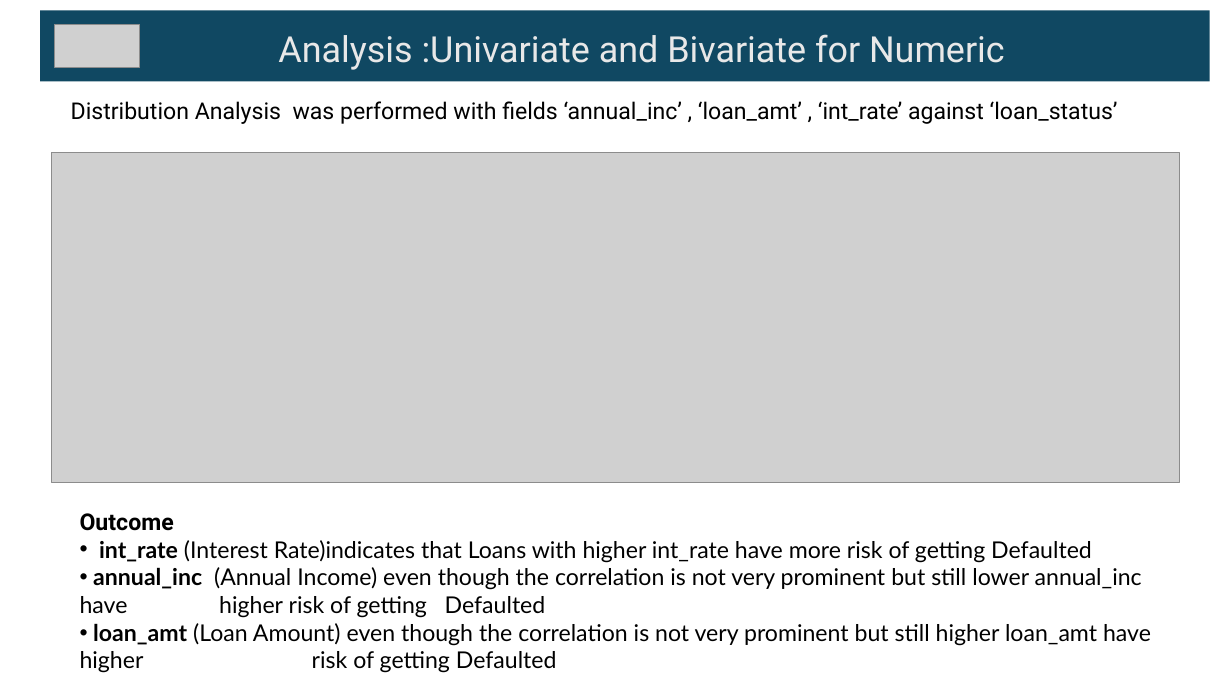
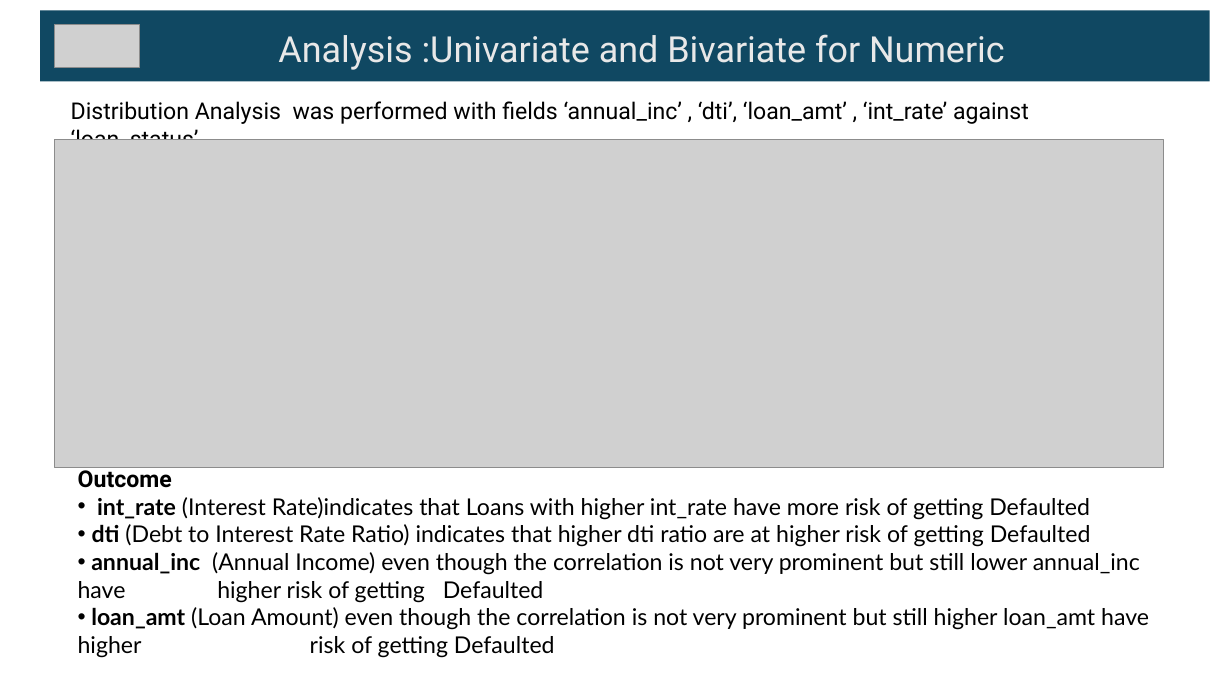
Before and after one commit to pradeephm31/LendingClubCaseStudy, a slide deck: slide 6 of LendingClubCaseStudy.pptx. Drawn at 1232x693 pixels with LibreOffice and Linux fonts; fonts in the diff are those of the drawing; grey boxes stand for pictures. Boxes give left, top, right and bottom in pixels: in the first picture for what was removed or moved away, otherwise in the second. Text is boxed around its words. In the diff, an @@ line names an element or a change of style, - is before the commit and + after.

Commit message:
Added Analysi of Param Debt to Income Ratio

```diff
--- a/LendingClubCaseStudy.pptx
+++ b/LendingClubCaseStudy.pptx
@@ text at <box>71,101,1029,140</box>: text changed @@
-Distribution Analysis was performed with fields ‘annual_inc’ , ‘loan_amt’ , ‘int_rate’ against ‘loan_status’
+Distribution Analysis was performed with fields ‘annual_inc’ , ‘dti’, ‘loan_amt’ , ‘int_rate’ against ‘loan_status’
@@ picture: place and size @@
-picture at <box>51,152,1179,482</box>
+picture at <box>55,140,1164,468</box>
@@ text "Outcome": place and size @@
-text "Outcome" at <box>80,513,1151,673</box>
+text "Outcome" at <box>78,466,1149,658</box>
@@ text at <box>92,524,1091,547</box>: paragraph added @@
+• dti (Debt to Interest Rate Ratio) indicates that higher dti ratio are at higher risk of getting Defaulted
```
Also in this commit, not shown: 2 other slides changed, 3 other files.
